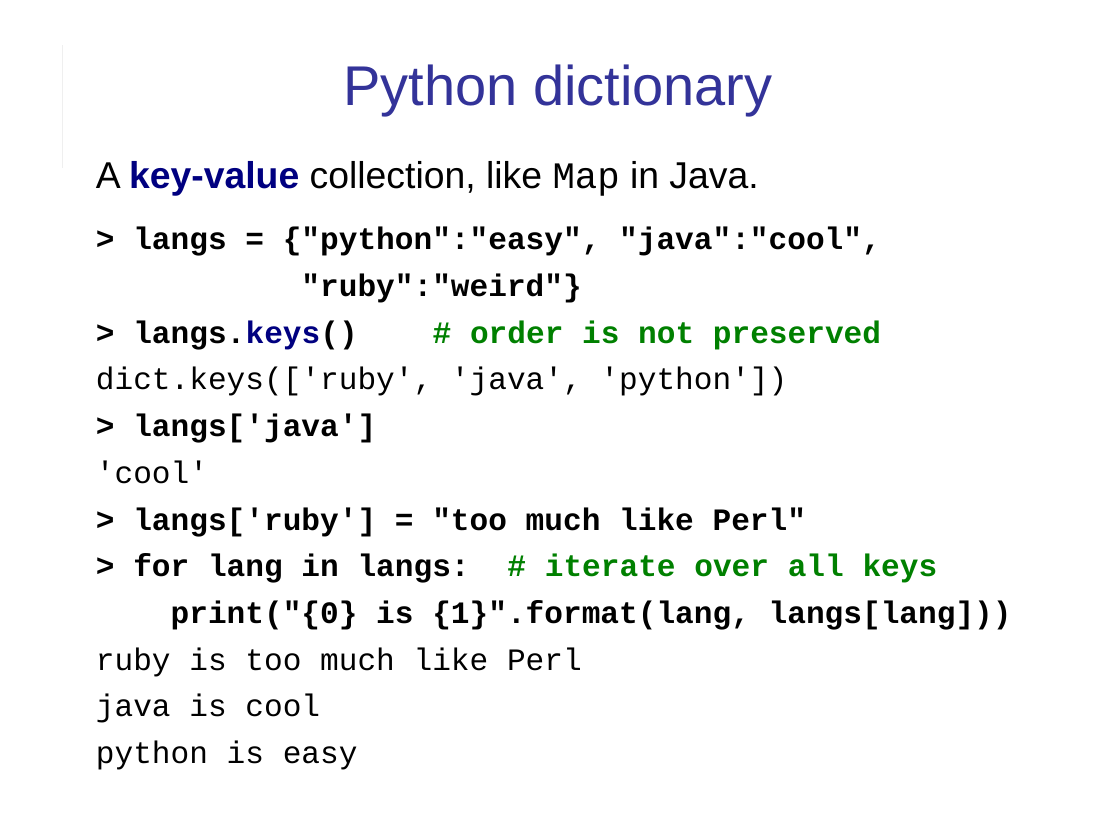
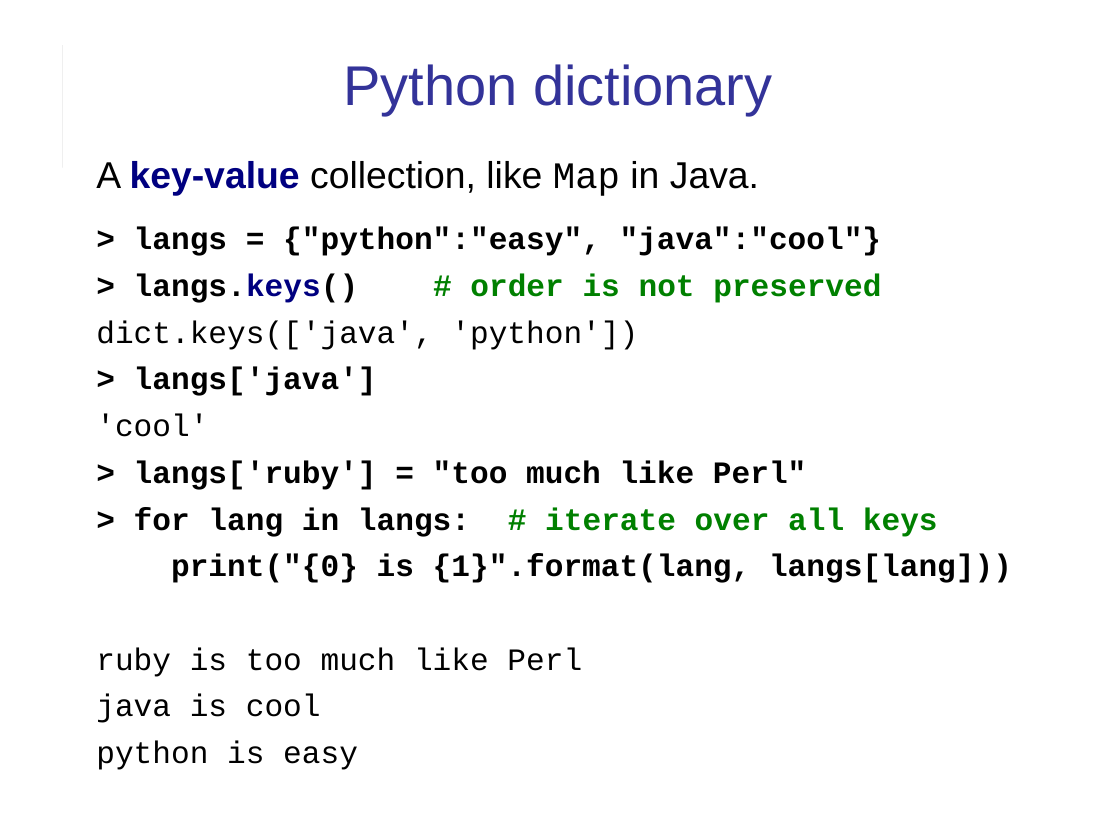
Before and after one commit to cpske/ISP, a slide deck: slide 3 of django/Django-review-1.ppt. Drawn at 1120x840 pixels with LibreOffice and Linux fonts; fonts in the diff are those of the drawing. Boxes give left, top, right and bottom in pixels: in the first picture for what was removed or moved away, otherwise in the second. Text is boxed around its words. In the diff, an @@ line names an element or a change of style, - is before the commit and + after.

```diff
--- a/django/Django-review-1.ppt
+++ b/django/Django-review-1.ppt
@@ text at [134,227,882,256]: text changed @@
-> langs = {"python":"easy", "java":"cool",
-"ruby":"weird"}
+> langs = {"python":"easy", "java":"cool"}
@@ text at [96,320,638,350]: text changed @@
-dict.keys(['ruby', 'java', 'python'])
+dict.keys(['java', 'python'])
```
Also in this commit, not shown: 15 other slides changed, 1 slide added, 1 other file.
